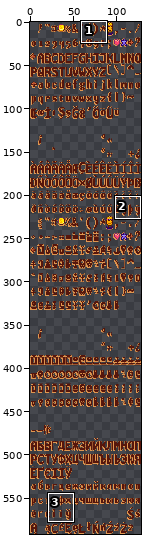
One commit to this pixel-art file: source/font_bold.aseprite. Above: a wide view before the commit, with the close-up outlined.
Close-up. Before the commit:
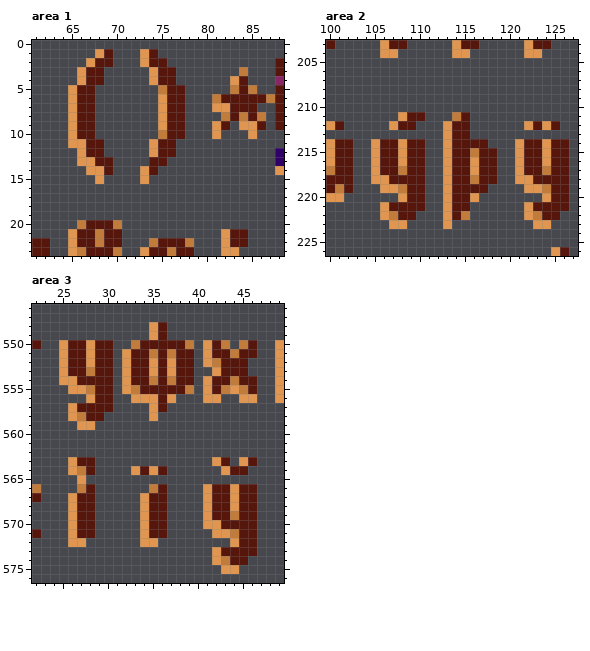
128x592 pixels, 1 frame. Shown: area 1: x 61..88, y 0..23; area 2: x 100..127, y 203..226; area 3: x 22..49, y 546..576. The commit also changed other parts of the picture, which this record leaves out.
New version:
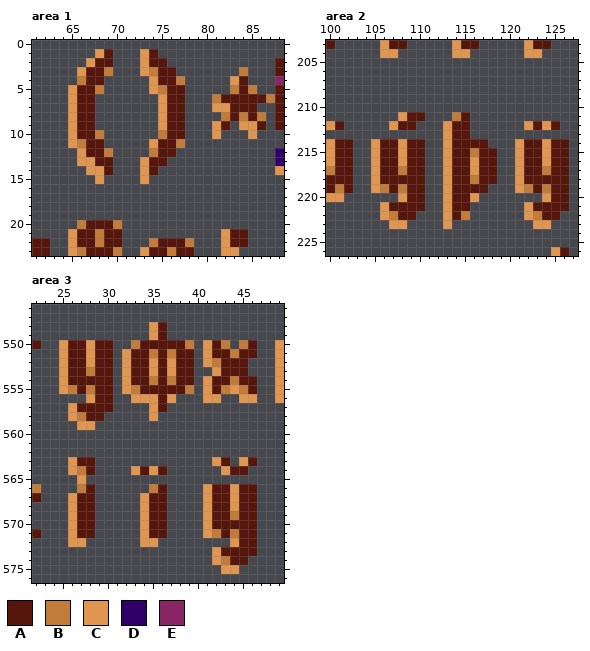
Palette (. is transparent): A #56160c  B #c17c3c  C #e09650  D #300068  E #892665
Changes in this commit:
{"where": "area 1, layer \"Layer\""}
{"y":3,"x":69,"old":".","new":"B"}
{"y":3,"x":73,"old":".C","new":"CB"}
{"y":4,"x":66,"old":"C","new":"B"}
{"y":4,"x":77,"old":".","new":"B"}
{"y":5,"x":68,"old":".","new":"B"}
{"y":5,"x":74,"old":".","new":"C"}
{"y":10,"x":68,"old":".","new":"B"}
{"y":11,"x":66,"old":"C","new":"B"}
{"y":11,"x":77,"old":".","new":"B"}
{"y":12,"x":69,"old":".","new":"B"}
{"y":12,"x":74,"old":"C","new":"B"}
{"y":13,"x":73,"old":".","new":"C"}
{"where": "area 2, layer \"Layer\""}
{"y":218,"x":106,"old":"C","new":"A"}
{"y":218,"x":122,"old":"C","new":"A"}
{"y":219,"x":105,"old":".CC","new":"CBA"}
{"y":219,"x":121,"old":".CC","new":"CBA"}
{"where": "area 3, layer \"Layer\""}
{"y":554,"x":26,"old":"C","new":"A"}
{"y":555,"x":25,"old":".CC","new":"CBA"}
{"y":570,"x":42,"old":"C","new":"A"}
{"y":571,"x":41,"old":".CC","new":"CBA"}
